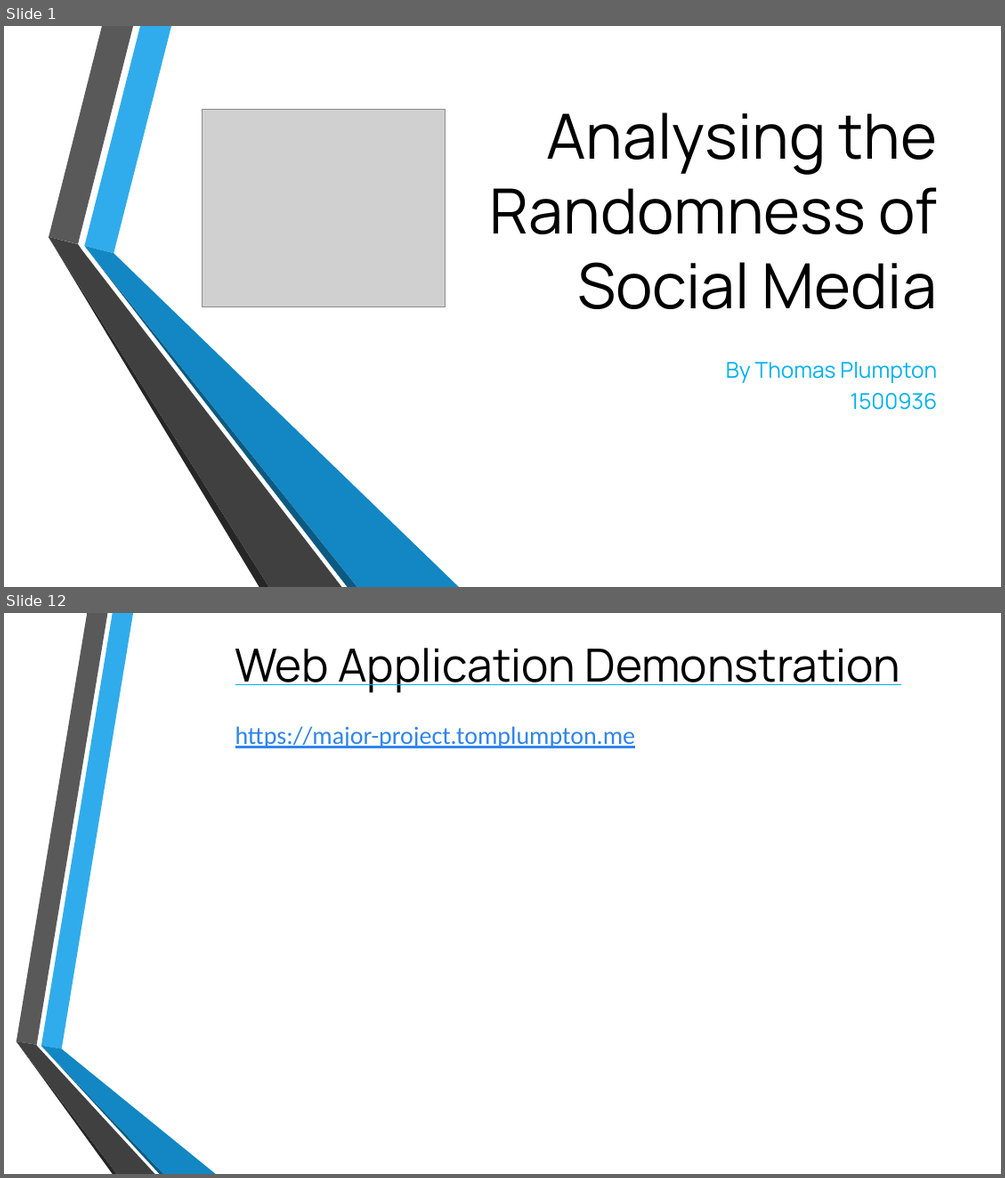
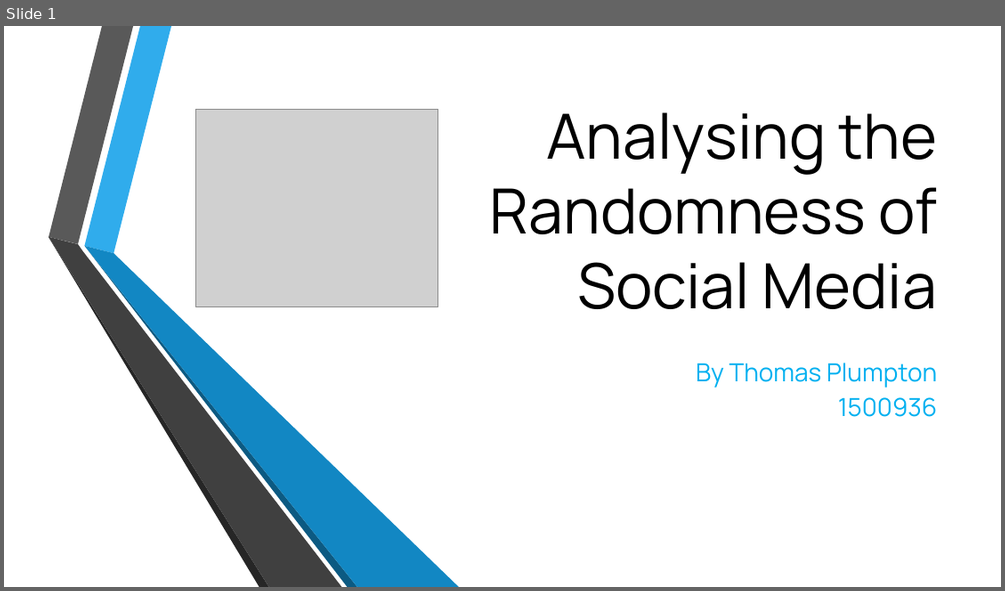
Before and after one commit to TomPlum/major-project, a slide deck: NodeJS/public/ppt/viva.pptx. Shown one above the other, each under a label of ours: slides 1 and 12 before the commit, slide 1 after it; the slides between them are not shown. The pictures are 1005x1178 and 1005x591 pixels, drawn with LibreOffice and Linux fonts; fonts in the diff are those of the drawing; grey boxes stand for pictures; background and template pictures are left out. Boxes give left, top, right and bottom in pixels: in the first picture for what was removed or moved away, otherwise in the second. Text is boxed around its words. In the diff, an @@ line names an element or a change of style, - is before the commit and + after.

Commit message:
Updated Project Viva Presentation

```diff
--- a/NodeJS/public/ppt/viva.pptx
+++ b/NodeJS/public/ppt/viva.pptx
@@ slide 12 removed at (x1=4, y1=613, x2=1001, y2=1174), background picture (left out) @@
@@ title removed at (x1=235, y1=648, x2=901, y2=693) @@
-Web Application Demonstration
@@ text removed at (x1=235, y1=726, x2=636, y2=748) @@
-https://major-project.tomplumpton.me
@@ group removed at (x1=16, y1=613, x2=216, y2=1174): 6 freeform shapes @@
@@ slide 1 changed as well @@
@@ picture moved from (x1=202, y1=110, x2=445, y2=306) to (x1=195, y1=110, x2=438, y2=306) @@
@@ subtitle "By Thomas Plumpton" at (x1=696, y1=362, x2=937, y2=417): size 21 to 24 pt @@
```
Also in this commit, not shown: 7 other slides changed, 10 slides added, 4 other slides removed.
